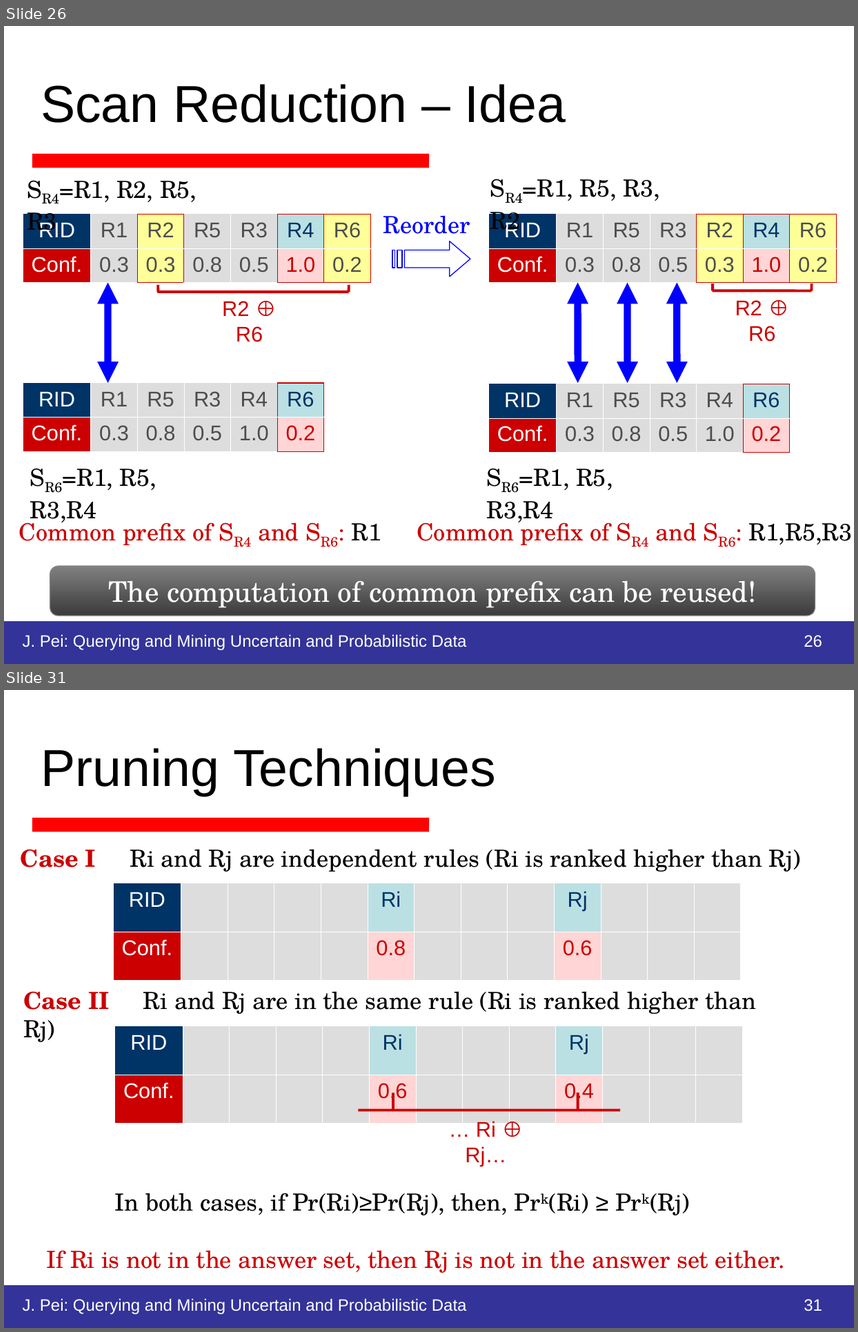
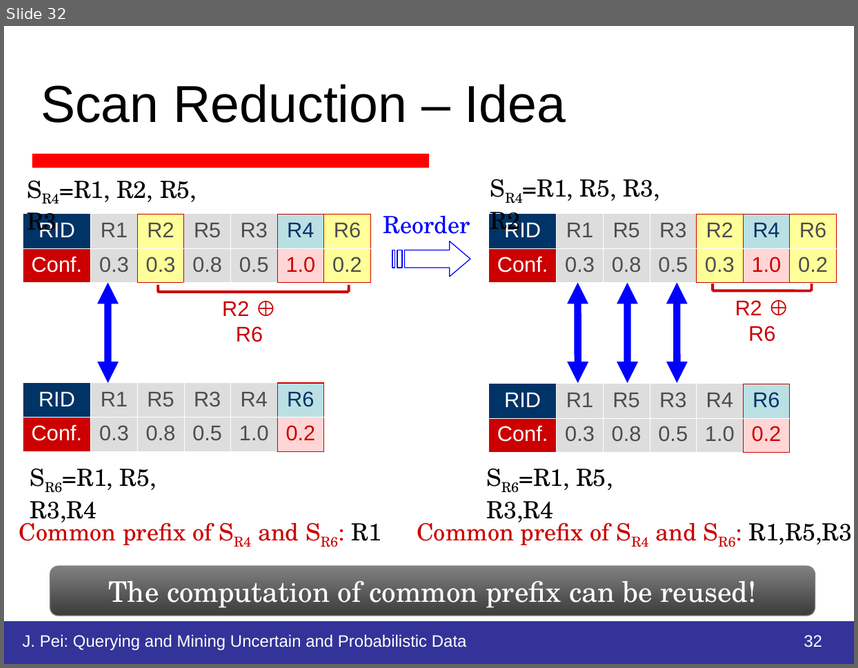
Before and after one commit to HiltonWei/wpstest, a slide deck: branches/区钺坚/读书报告/不确定性数据的查询分析处理.ppt. Shown one above the other, each under a label of ours: slides 26 and 31 before the commit, slide 32 after it; the slides between them are not shown. The pictures are 858x1332 and 858x668 pixels, drawn with LibreOffice and Linux fonts; fonts in the diff are those of the drawing. Boxes give left, top, right and bottom in pixels: in the first picture for what was removed or moved away, otherwise in the second. Text is boxed around its words. In the diff, an @@ line names an element or a change of style, - is before the commit and + after.

```diff
--- a/branches/区钺坚/读书报告/不确定性数据的查询分析处理.ppt
+++ b/branches/区钺坚/读书报告/不确定性数据的查询分析处理.ppt
@@ slide 31 removed at (4,690,854,1328), background #FFFFFF; not listed: 2 template elements that a slide beside it also shows @@
@@ title removed at (41,748,496,796) @@
-Pruning Techniques
@@ text removed at (21,849,801,871) @@
-Case I Ri and Rj are independent rules (Ri is ranked higher than Rj)
@@ table removed at (113,883,742,958), 2 rows, 13 columns @@
-RID |  |  |  |  | Ri |  |  |  | Rj |  |  | 
-Conf. |  |  |  |  | 0.8 |  |  |  | 0.6 |  |  | 
@@ text removed at (23,991,756,1014) @@
-Case II Ri and Rj are in the same rule (Ri is ranked higher than Rj)
@@ table removed at (114,1027,744,1105), 2 rows, 13 columns @@
-RID |  |  |  |  | Ri |  |  |  | Rj |  |  | 
-Conf. |  |  |  |  | 0.6 |  |  |  | 0.4 |  |  | 
@@ line removed from (393, 1092) to (393, 1110) @@
@@ line removed from (578, 1110) to (578, 1092) @@
@@ line removed from (359, 1110) to (620, 1110) @@
@@ text removed at (465,1121,506,1166) @@
-… Ri ⊕ Rj…
@@ text removed at (115,1192,690,1215) @@
-In both cases, if Pr(Ri)≥Pr(Rj), then, Prk(Ri) ≥ Prk(Rj)
@@ text removed at (46,1250,785,1272) @@
-If Ri is not in the answer set, then Rj is not in the answer set either.
@@ text removed at (23,1298,467,1314) @@
-J. Pei: Querying and Mining Uncertain and Probabilistic Data
@@ page number removed at (804,1299,822,1311) @@
-31
@@ what was slide 26 is now slide 32 @@
@@ page number at (804,635,822,647): text changed @@
-26
+32
```
Also in this commit, not shown: 14 slides changed, 10 slides added, 4 other files.
